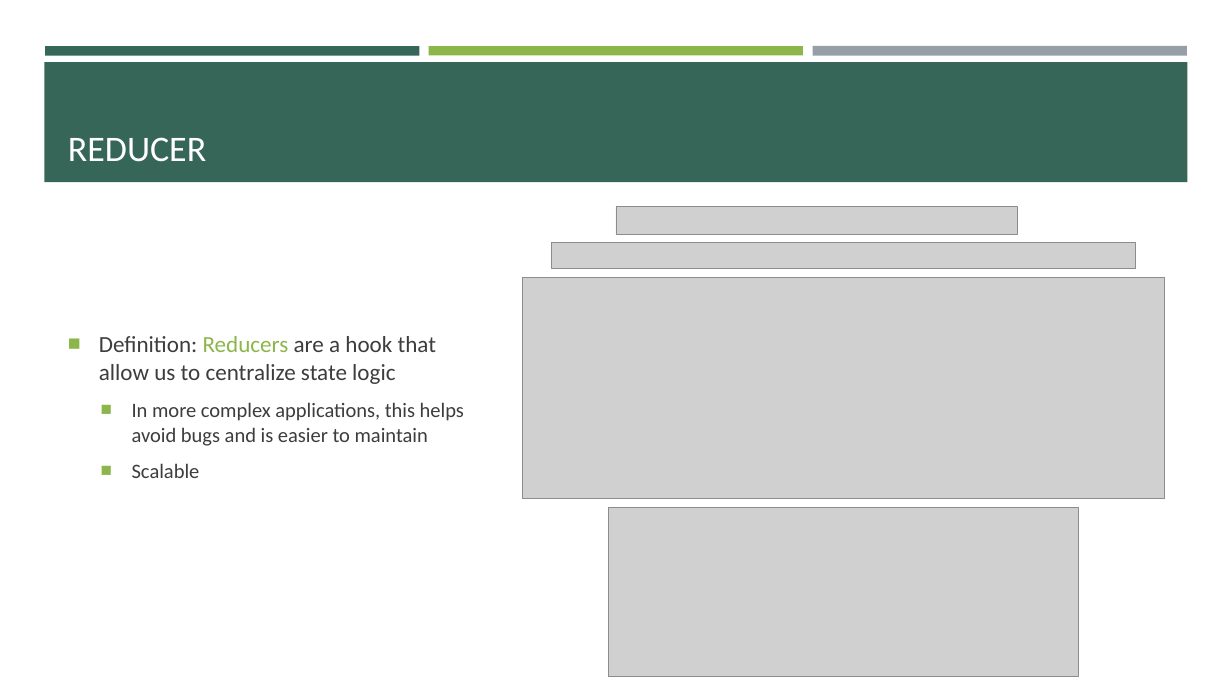
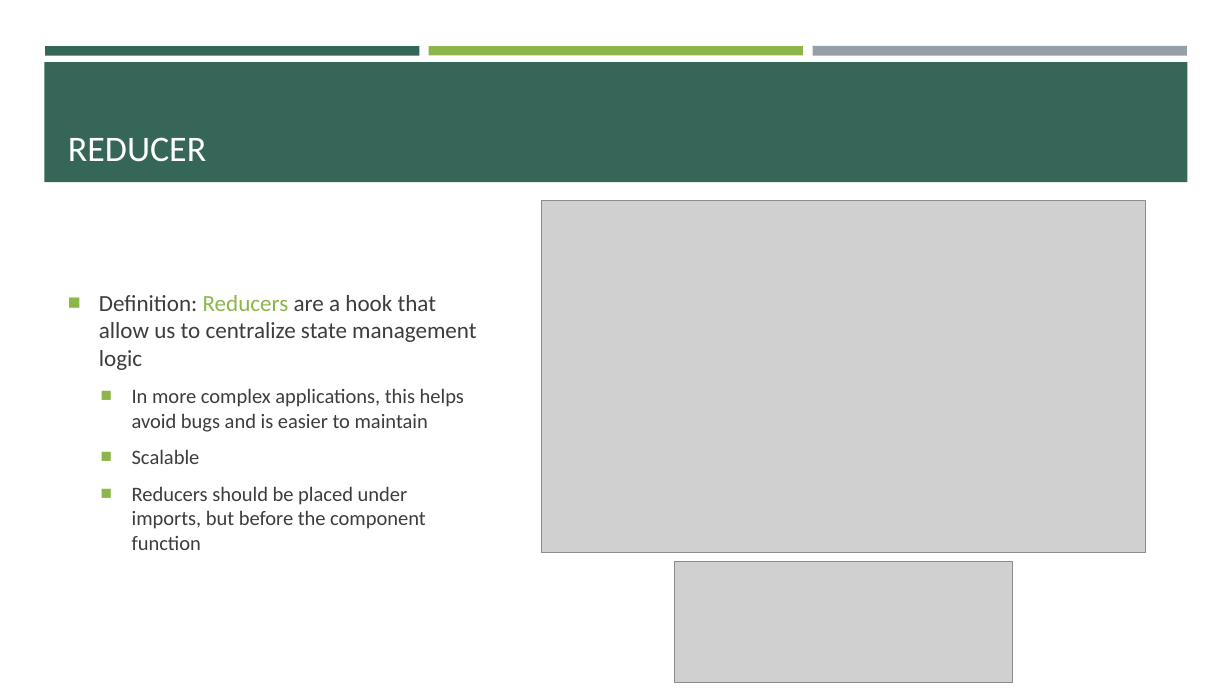
Before and after one commit to e-m-wilson/SNOW, a slide deck: slide 33 of Week_2/React.pptx. Drawn at 1232x693 pixels with LibreOffice and Linux fonts; fonts in the diff are those of the drawing; grey boxes stand for pictures. Boxes give left, top, right and bottom in pixels: in the first picture for what was removed or moved away, otherwise in the second. Text is boxed around its words. In the diff, an @@ line names an element or a change of style, - is before the commit and + after.

```diff
--- a/Week_2/React.pptx
+++ b/Week_2/React.pptx
@@ picture: place and size @@
-picture at <box>522,277,1165,499</box>
+picture at <box>542,201,1146,553</box>
@@ picture removed at <box>616,206,1018,234</box> @@
@@ picture removed at <box>552,243,1135,269</box> @@
@@ text at <box>99,295,476,370</box>: text changed @@
-■ Definition: Reducers are a hook that allow us to centralize state logic
+■ Definition: Reducers are a hook that allow us to centralize state management logic
@@ text at <box>132,486,425,550</box>: paragraph added @@
+  ■ Reducers should be placed under imports, but before the component function
@@ picture: place and size @@
-picture at <box>609,507,1079,677</box>
+picture at <box>675,561,1012,683</box>
```
Also in this commit, not shown: 4 other slides changed, 9 slides added.
